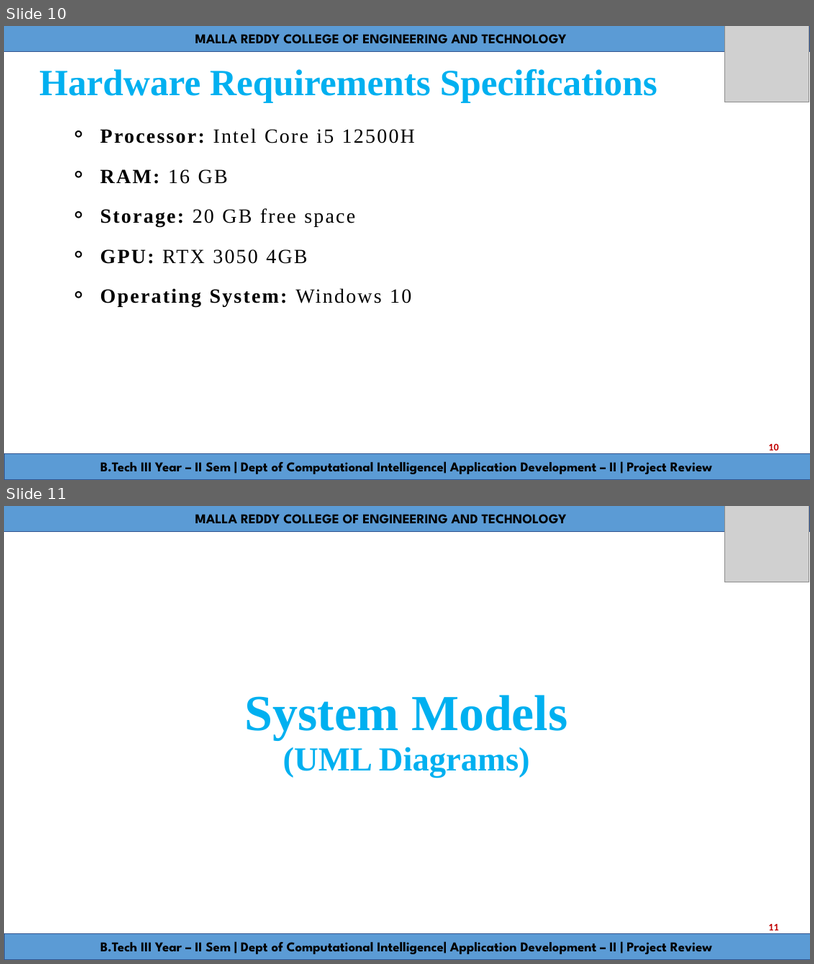
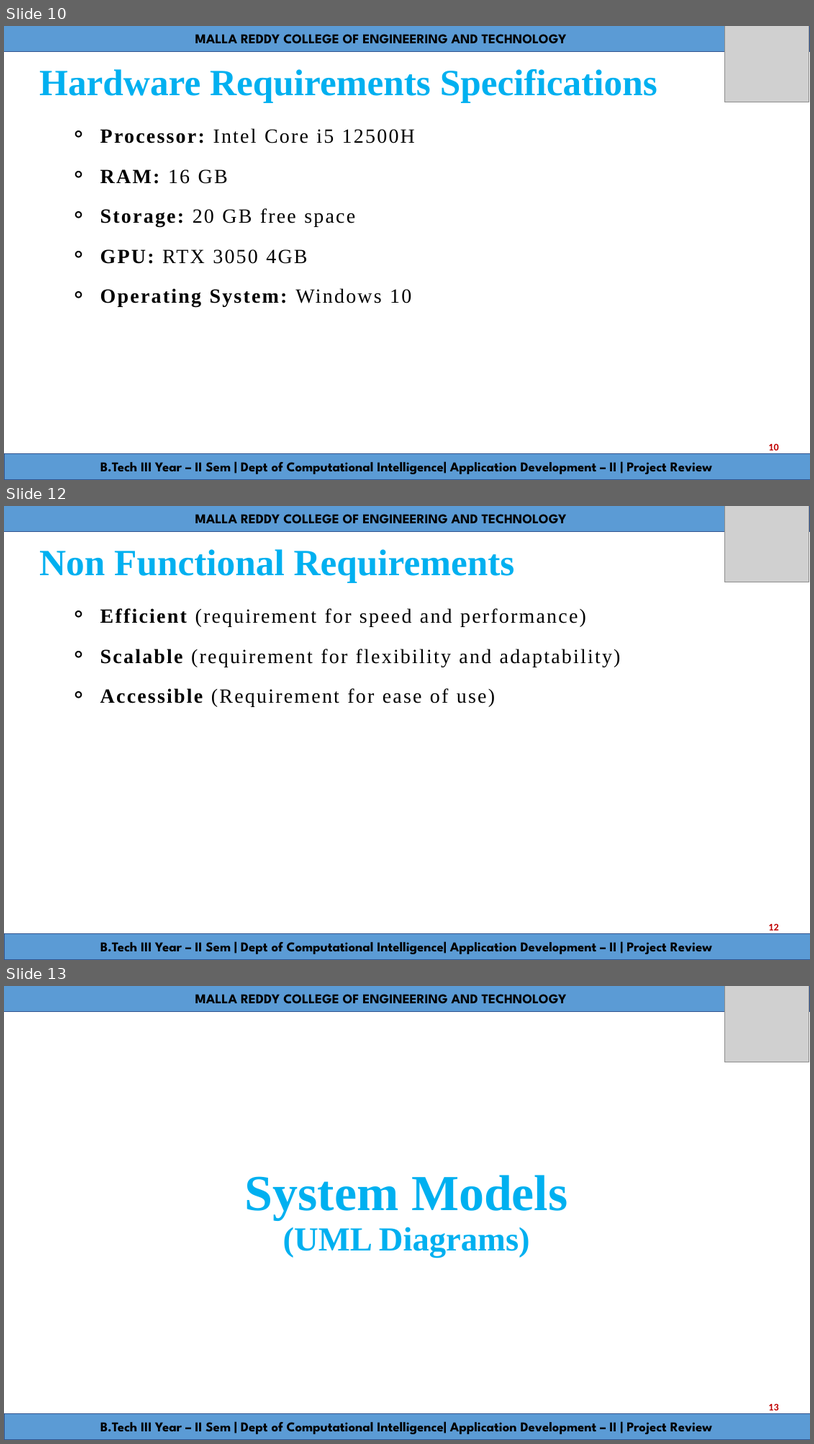
Before and after one commit to DurishettyAnirudh/AD-1, a slide deck: Documentation/PPT_video_Generator.pptx. Shown one above the other, each under a label of ours: slides 10 and 11 before the commit, slides 10, 12 and 13 after it; the slides between them are not shown. The pictures are 814x964 and 814x1444 pixels, drawn with LibreOffice and Linux fonts; fonts in the diff are those of the drawing; grey boxes stand for pictures. Boxes give left, top, right and bottom in pixels: in the first picture for what was removed or moved away, otherwise in the second. Text is boxed around its words. In the diff, an @@ line names an element or a change of style, - is before the commit and + after.

Commit message:
PPT edit in college

```diff
--- a/Documentation/PPT_video_Generator.pptx
+++ b/Documentation/PPT_video_Generator.pptx
@@ slide 12 added at [4, 506, 810, 960], background #FFFFFF @@
@@ rectangle added at [4, 506, 810, 531], fill #5B9BD5, outline #325491 1 pt @@
@@ text added at [196, 514, 567, 524], 16 pt, text #000000, bold @@
+MALLA REDDY COLLEGE OF ENGINEERING AND TECHNOLOGY
@@ picture added at [725, 506, 810, 582] @@
@@ text added at [39, 549, 515, 583], 44 pt, text #00B0F0, bold @@
+Non Functional Requirements
@@ text added at [100, 608, 621, 707], 24 pt, text #000000 @@
+    ⚬ Efficient (requirement for speed and performance)
+    ⚬ Scalable (requirement for flexibility and adaptability)
+    ⚬ Accessible (Requirement for ease of use)
@@ rectangle added at [4, 934, 810, 960], fill #5B9BD5, outline #325491 1 pt @@
@@ page number added at [769, 924, 779, 930], 12 pt, text #C00000, bold @@
+12
@@ text added at [100, 941, 712, 954], 16 pt, text #000000, bold @@
+B.Tech III Year – II Sem | Dept of Computational Intelligence| Application Development – II | Project Review
@@ what was slide 11 is now slide 13 @@
@@ page number at [769, 1404, 779, 1410]: text changed @@
-11
+13
```
Also in this commit, not shown: 5 slides changed, 4 other slides added, 5 other files.
